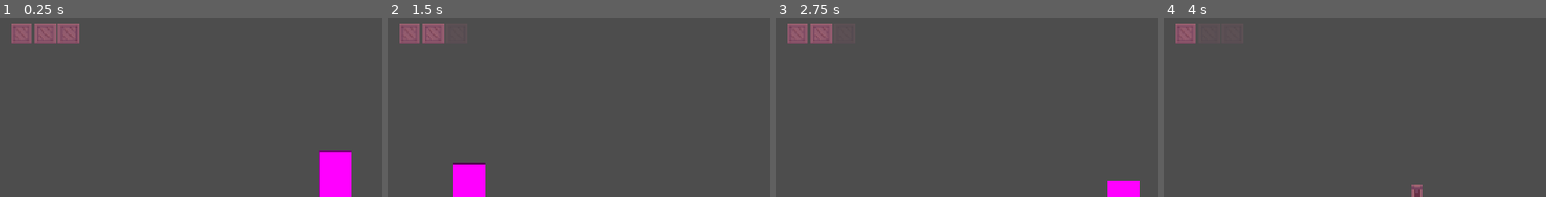
Above: before the commit, frames 1-4 (left to right).
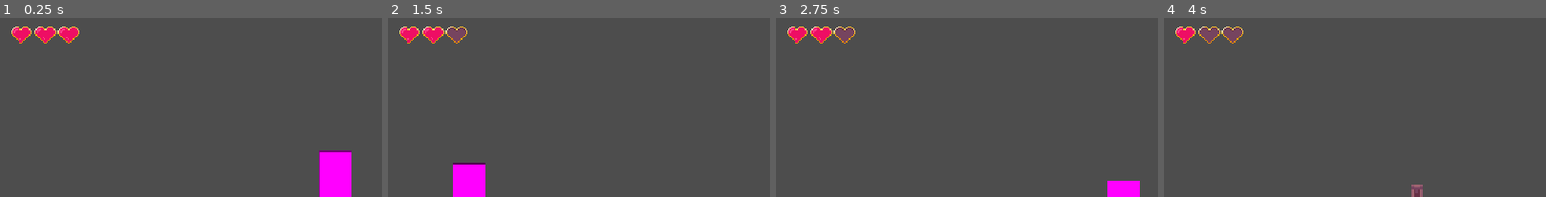
Above: after the commit, the same moments.

Repository: cachandlerdev/gmtk-2026
Game: Godot game, scene res://scenes/levels/enemy_test_level.tscn
The game is run twice, just before and just after one commit, with the same random seed, the same clock (stepped at 60 frames per second) and the same inputs.
Inputs (mouse positions are % of the whole screen's width and height, from its top left):
- Up to frame 1 (0.25 s): no input
- Up to frame 2 (1.5 s): move the mouse to (72, 53) at 0.52 s; hold D (move_right) from 0.53 s (still down); right-click (72, 53) at 0.6 s; tap Space (jump) at 0.77 s; move the mouse to (30, 65) at 1.27 s; tap S (aim_down) at 1.35 s
- Up to frame 3 (2.75 s): tap Space (jump) at 1.52 s; move the mouse to (60, 33) at 2.02 s; release D (move_right) at 2.03 s; hold A (move_left) from 2.03 s (still down); tap W (aim_up) at 2.1 s
- Up to frame 4 (4 s): move the mouse to (45, 83) at 2.77 s; release A (move_left) at 2.78 s; hold D (move_right) from 2.78 s (still down); tap Shift (dash) at 2.85 s; tap Space (jump) at 3.02, 3.77 s; move the mouse to (80, 77) at 3.52 s; tap E (interact) at 3.6 s
The pictures show only the part of the screen within x 0-50%, y 0-50%; the shares and areas given below are measured in that part.

The runs differ from the first frame. In frame 1, 1.9% of the frame differs, in the area x 3-21%, y 3-15%; in frame 2, 1.6%; in frame 3, 1.6%; in frame 4, 1.3%.

Commit message:
updated heart sprite

Diff:
--- /dev/null
+++ b/assets/sprites/heart_empty.tres
@@ -0,0 +1,8 @@
+[gd_resource type="AtlasTexture" format=3 uid="uid://dfjf2d2k8j588"]
+
+[ext_resource type="Texture2D" uid="uid://bwv74jdh1s7p8" path="res://assets/sprites/heart_ui_16x16.png" id="1_sheet"]
+
+[resource]
+atlas = ExtResource("1_sheet")
+region = Rect2(32, 0, 16, 16)
+filter_clip = true
--- /dev/null
+++ b/assets/sprites/heart_full.tres
@@ -0,0 +1,8 @@
+[gd_resource type="AtlasTexture" format=3 uid="uid://bxi8mdesu560f"]
+
+[ext_resource type="Texture2D" uid="uid://bwv74jdh1s7p8" path="res://assets/sprites/heart_ui_16x16.png" id="1_sheet"]
+
+[resource]
+atlas = ExtResource("1_sheet")
+region = Rect2(0, 0, 16, 16)
+filter_clip = true
--- a/scenes/ui/hearts_hud.gd
+++ b/scenes/ui/hearts_hud.gd
@@ -1,8 +1,7 @@
 extends CanvasLayer
-## Screen-space heart display. Assign `heart_texture` to a sprite asset;
-## hearts are created at runtime under Margin/Hearts.
 
-@export var heart_texture: Texture2D
+@export var full_heart: Texture2D
+@export var empty_heart: Texture2D
 @export var heart_size: Vector2 = Vector2(32, 32)
 
 @onready var _row: HBoxContainer = $Margin/Hearts
@@ -38,12 +37,12 @@
 	heart.custom_minimum_size = heart_size
 	heart.expand_mode = TextureRect.EXPAND_IGNORE_SIZE
 	heart.stretch_mode = TextureRect.STRETCH_KEEP_ASPECT_CENTERED
+	heart.texture_filter = CanvasItem.TEXTURE_FILTER_NEAREST
 	heart.mouse_filter = Control.MOUSE_FILTER_IGNORE
-	heart.texture = heart_texture
+	heart.texture = full_heart
 	return heart
 
 
 func _on_health_changed(current_hearts: int, _max_hearts: int) -> void:
 	for i in _hearts.size():
-		# Fade out lost hearts
-		_hearts[i].modulate.a = 1.0 if i < current_hearts else 0.22
+		_hearts[i].texture = full_heart if i < current_hearts else empty_heart
--- a/scenes/ui/hearts_hud.tscn
+++ b/scenes/ui/hearts_hud.tscn
@@ -1,12 +1,14 @@
-[gd_scene format=3 uid="uid://bxi8mp02m55w4"]
+[gd_scene load_steps=4 format=3 uid="uid://bxi8mp02m55w4"]
 
 [ext_resource type="Script" uid="uid://bct0v81tswnjc" path="res://scenes/ui/hearts_hud.gd" id="1_hearts"]
-[ext_resource type="Texture2D" uid="uid://dtp2n6824ltlb" path="res://assets/sprites/crate_16x16.png" id="2_iskef"]
+[ext_resource type="Texture2D" uid="uid://cheartfull0tex" path="res://assets/sprites/heart_full.tres" id="2_full"]
+[ext_resource type="Texture2D" uid="uid://cheartempty0tex" path="res://assets/sprites/heart_empty.tres" id="3_empty"]
 
 [node name="HeartsHUD" type="CanvasLayer"]
 layer = 10
 script = ExtResource("1_hearts")
-heart_texture = ExtResource("2_iskef")
+full_heart = ExtResource("2_full")
+empty_heart = ExtResource("3_empty")
 
 [node name="Margin" type="MarginContainer" parent="."]
 offset_right = 160.0
Binary file added: assets/sprites/heart_ui_16x16.png
Not shown, added: assets/sprites/heart_ui_16x16.png.import
